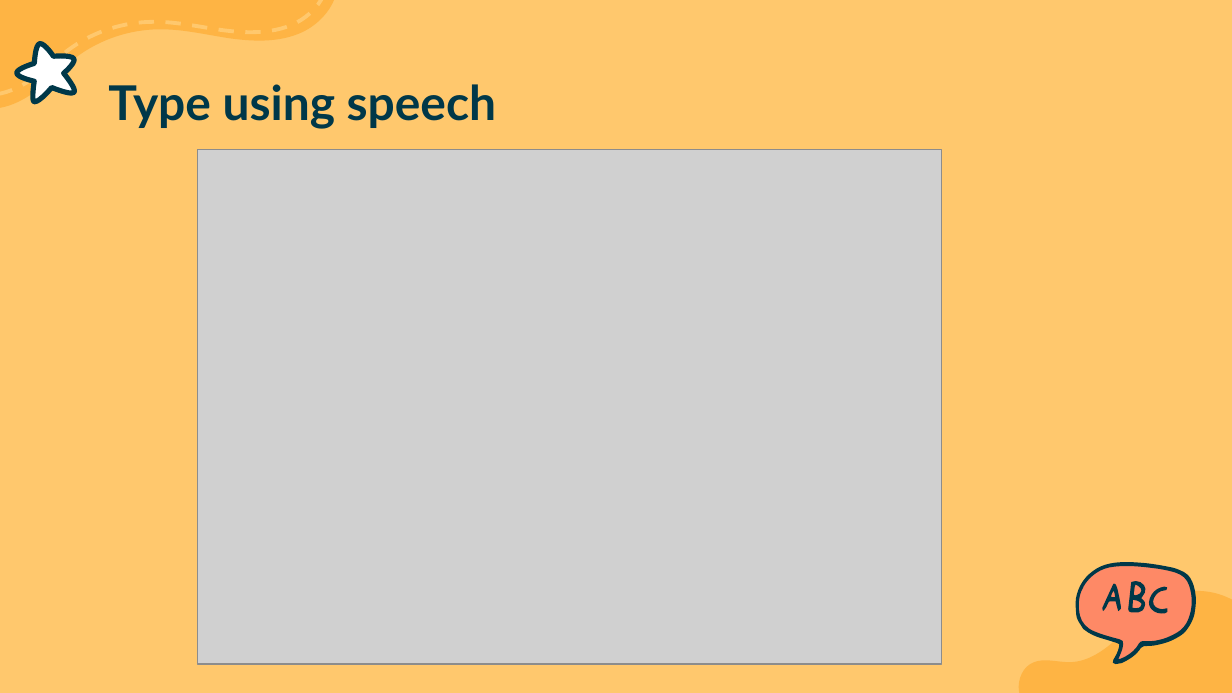
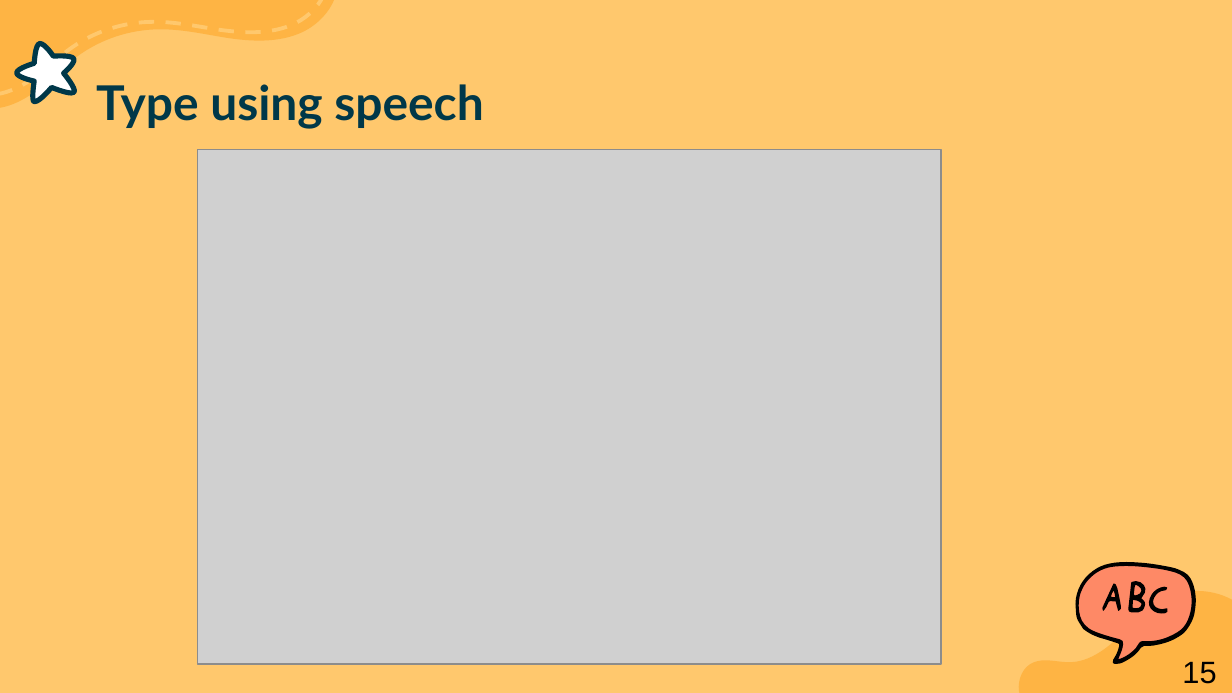
Before and after one commit to gr007-40/Teddit, a slide deck: slide 15 of Final-Project-Presentation.pptx. Drawn at 1232x693 pixels with LibreOffice and Linux fonts; fonts in the diff are those of the drawing; grey boxes stand for pictures. Boxes give left, top, right and bottom in pixels: in the first picture for what was removed or moved away, otherwise in the second. Text is boxed around its words. In the diff, an @@ line names an element or a change of style, - is before the commit and + after.

```diff
--- a/Final-Project-Presentation.pptx
+++ b/Final-Project-Presentation.pptx
@@ title "Type using speech": place and size @@
-title "Type using speech" at bbox=[108, 84, 496, 129]
+title "Type using speech" at bbox=[96, 84, 483, 129]
@@ outline redrawn in 5 elements at bbox=[0, 0, 334, 107], bbox=[1132, 599, 1143, 610], bbox=[1132, 584, 1142, 598], bbox=[1110, 589, 1116, 599], bbox=[1076, 564, 1194, 659] @@
@@ fill #003849 to #000000; outline redrawn in 4 elements at bbox=[1076, 562, 1196, 664], bbox=[1129, 582, 1146, 614], bbox=[1103, 584, 1122, 611], bbox=[1148, 586, 1168, 614] @@
@@ text added at bbox=[1182, 661, 1216, 684], 18 pt, text #000000 @@
+15
```
Also in this commit, not shown: 21 other slides changed.
